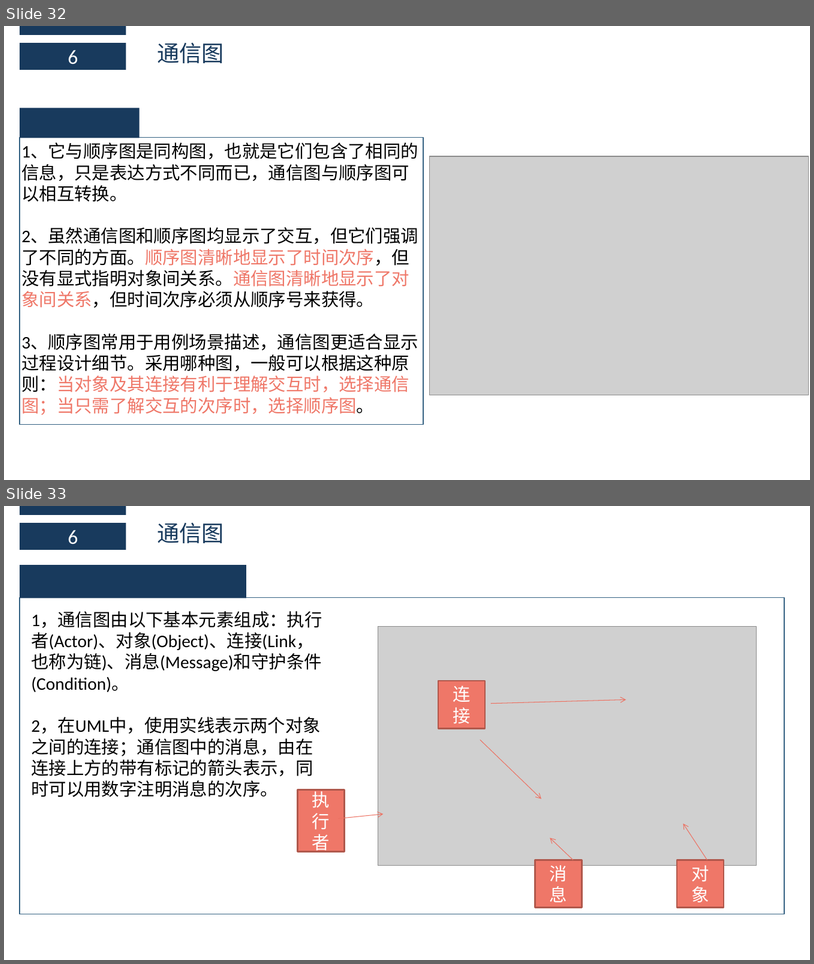
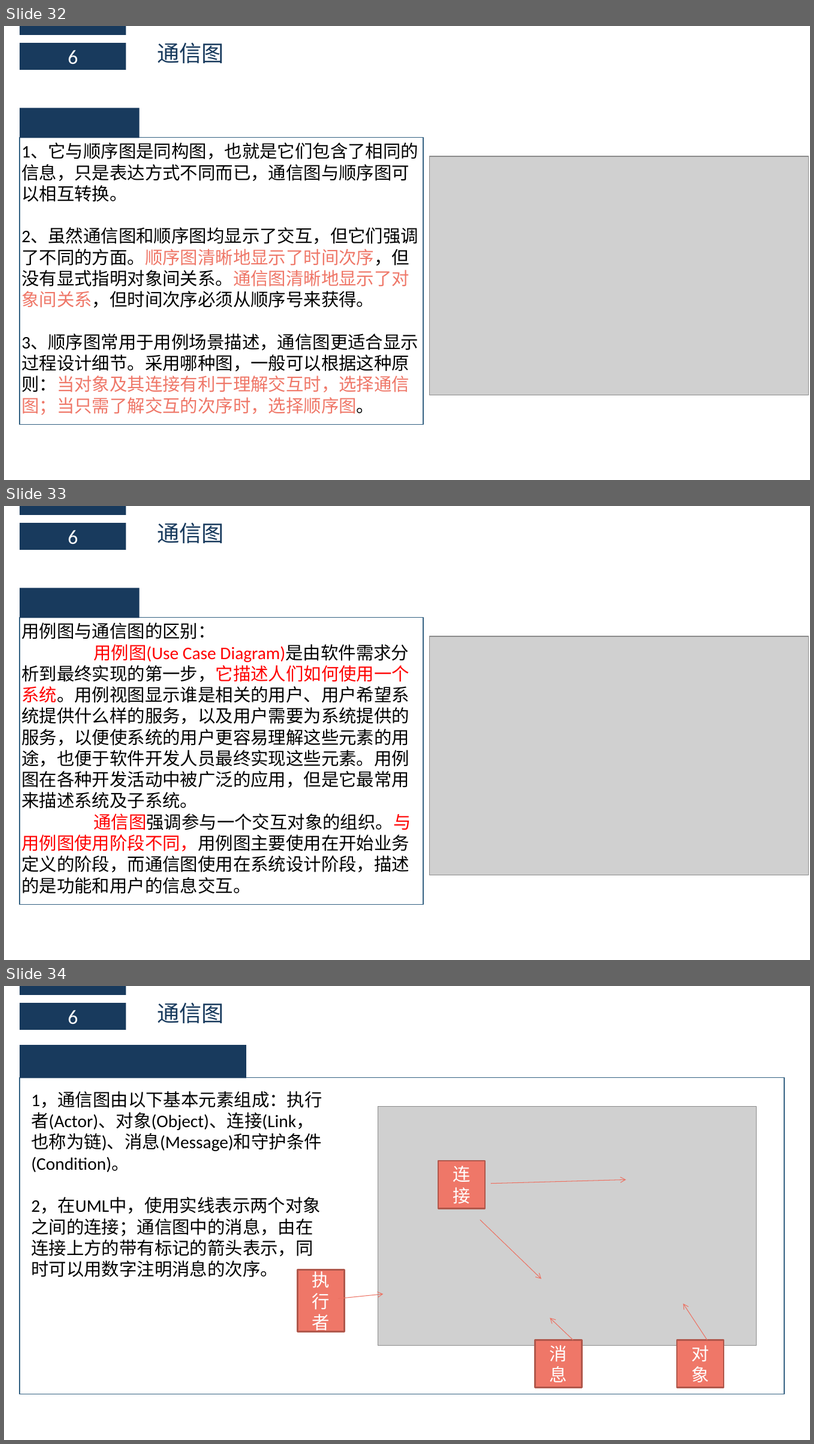
Before and after one commit to boboHh/AssistantTeaching, a slide deck: 受控文档/00-PPT/PRD2018-G11-UML图 （完成）.pptx. Shown one above the other, each under a label of ours: slides 32 and 33 before the commit, slides 32, 33 and 34 after it. The pictures are 814x964 and 814x1444 pixels, drawn with LibreOffice and Linux fonts; fonts in the diff are those of the drawing; grey boxes stand for pictures. Boxes give left, top, right and bottom in pixels: in the first picture for what was removed or moved away, otherwise in the second. Text is boxed around its words. In the diff, an @@ line names an element or a change of style, - is before the commit and + after.

Commit message:
新增通信图与用例图的区别
新增通信图与用例图的区别

```diff
--- a/受控文档/00-PPT/PRD2018-G11-UML图 （完成）.pptx
+++ b/受控文档/00-PPT/PRD2018-G11-UML图 （完成）.pptx
@@ slide 33 added at (4,506,810,960), background #FFFFFF @@
@@ rectangle added at (20,506,126,515), fill #183A5D @@
@@ rectangle added at (20,523,126,550), fill #183A5D, 24 pt, text #FFFFFF @@
+6
@@ text added at (157,523,224,543), 26.6 pt, text #183A5D @@
+通信图
@@ rectangle added at (20,588,140,618), fill #183A5D @@
@@ rectangle added at (20,618,424,904), outline #346182 1 pt @@
@@ text added at (21,622,411,894), 21 pt, text #000000 @@
+用例图与通信图的区别：
+用例图(Use Case Diagram)是由软件需求分析到最终实现的第一步，它描述人们如何使用一个系统。用例视图显示谁是相关的用户、用户希望系统提供什么样的服务，以及用户需要为系统提供的服务，以便使系统的用户更容易理解这些元素的用途，也便于软件开发人员最终实现这些元素。用例图在各种开发活动中被广泛的应用，但是它最常用来描述系统及子系统。
+通信图强调参与一个交互对象的组织。与用例图使用阶段不同，用例图主要使用在开始业务定义的阶段，而通信图使用在系统设计阶段，描述的是功能和用户的信息交互。
@@ picture added at (430,636,809,874) @@
@@ what was slide 33 is now slide 34 @@
```
